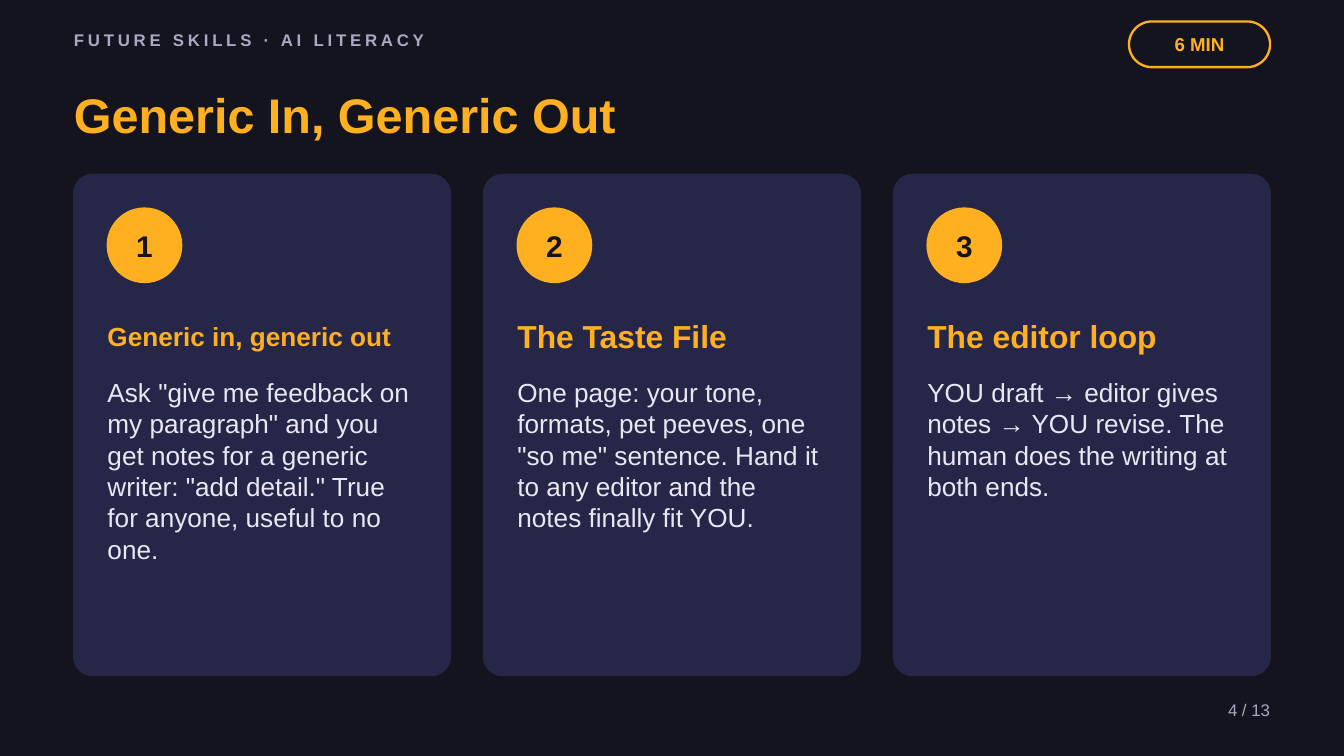
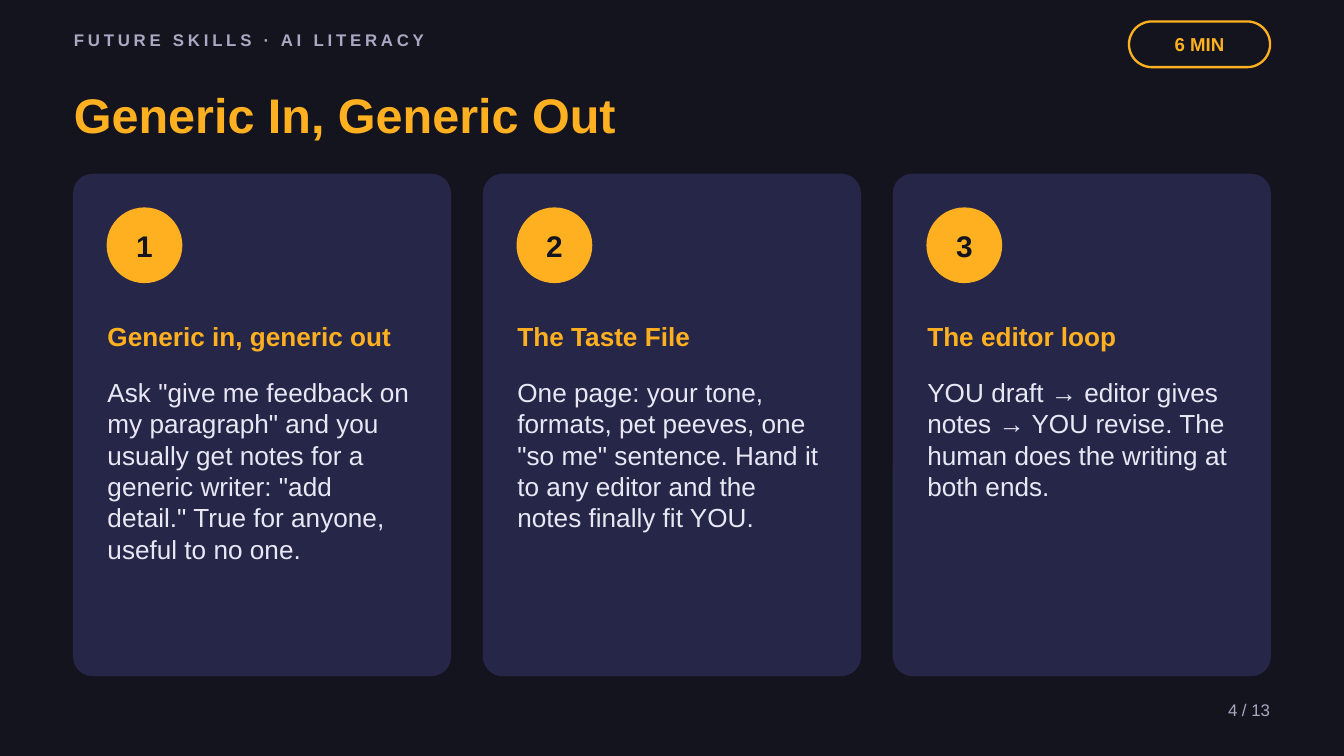
Before and after one commit to phiunit/tptphi, a slide deck: slide 4 of products/ai-taste-file/dist/Teach AI Your Taste - Slides.pptx. Drawn at 1344x756 pixels with LibreOffice and Linux fonts; fonts in the diff are those of the drawing. Boxes give left, top, right and bottom in pixels: in the first picture for what was removed or moved away, otherwise in the second. Text is boxed around its words. In the diff, an @@ line names an element or a change of style, - is before the commit and + after.

```diff
--- a/products/ai-taste-file/dist/Teach AI Your Taste - Slides.pptx
+++ b/products/ai-taste-file/dist/Teach AI Your Taste - Slides.pptx
@@ text "The Taste File" at (517,327,690,347): size 17 to 14 pt @@
@@ text "The editor loop" at (927,327,1116,352): size 17 to 14 pt @@
@@ text at (107,383,409,560): text changed @@
-Ask "give me feedback on my paragraph" and you get notes for a generic writer: "add detail." True for anyone, useful to no one.
+Ask "give me feedback on my paragraph" and you usually get notes for a generic writer: "add detail." True for anyone, useful to no one.
```
Also in this commit, not shown: 8 other slides changed, 35 other files.
